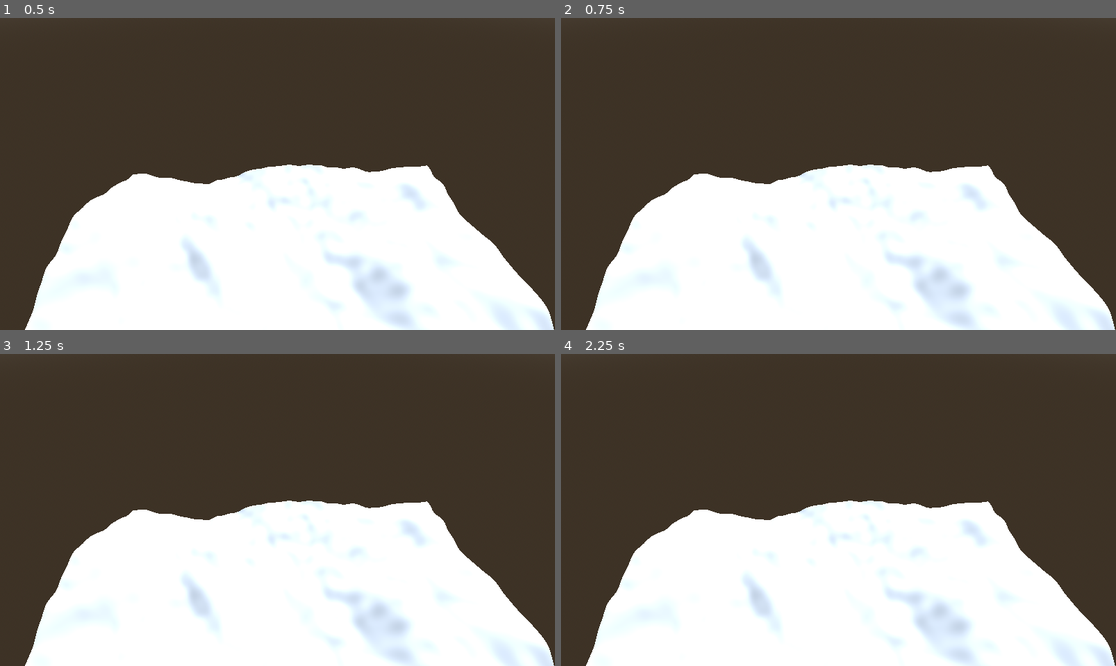
Above: before the commit, frames 1-4 (two rows, left to right).
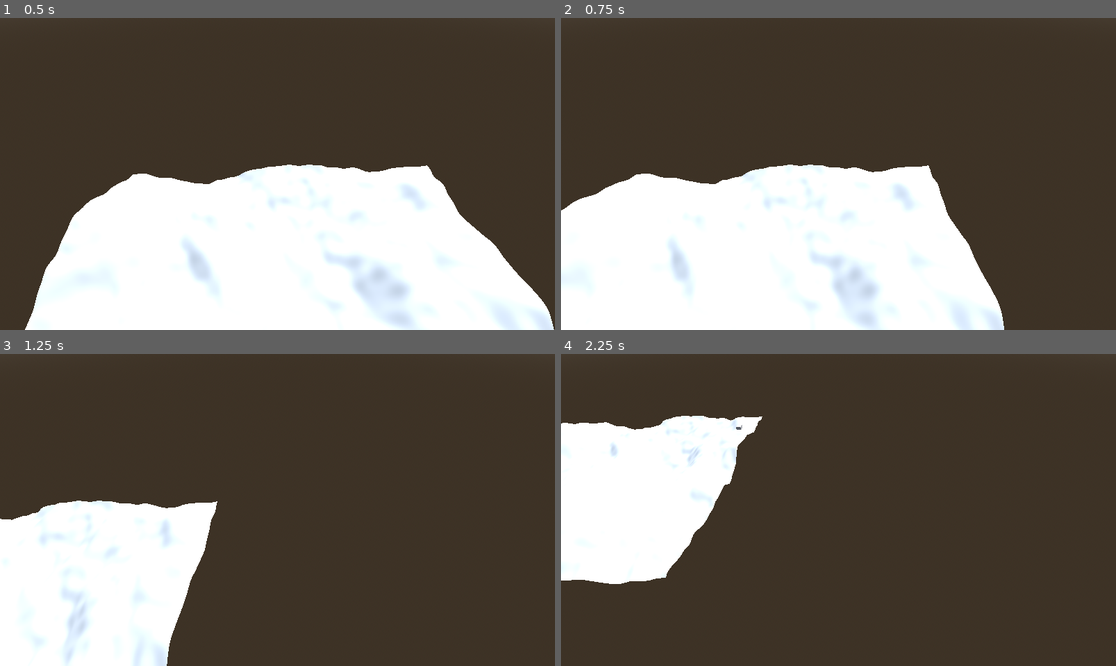
Above: after the commit, the same moments.

Repository: Arbee4ever/Train-Game
Game: Godot game, scene res://World.tscn
Two runs of this game, one before a commit and one after it. Both use one fixed random seed, a clock stepped at 60 frames per second and the inputs below.
Inputs (mouse positions are in pixels of both pictures, inside the frame that each line leads up to):
- Up to frame 1 (0.5 s): no input
- Up to frame 2 (0.75 s): tap Enter at 0.5 s; move the mouse to (960, 158) at 0.52 s; press the mouse at (960, 158) at 0.53 s; hold D (right) from 0.53 s (still down)
- Up to frame 3 (1.25 s): keep holding D (right)
- Up to frame 4 (2.25 s): move the mouse to (727, 525) at 1.27 s; release D (right) at 1.28 s; release the mouse at (727, 525) at 1.28 s; hold S (back) 1.28-2.03 s; click (727, 525) at 1.35 s; move the mouse to (894, 441) at 2.02 s; press the mouse at (894, 441) at 2.03 s; hold D (right) from 2.03 s (still down)

Frame 1 is identical in both runs. In frame 2, 17% of the frame differs, in the area x 0-100%, y 46-100%; in frame 3, 36%; in frame 4, 50%, in the area x 0-100%, y 19-100%.
Error before the commit: Invalid assignment of property or key 'velocity' with value of type 'Vector3' on a base object of type 'null instance'. (res://World.gd:81)

Commit message:
- fix errors due to node renaming

Diff:
--- a/World.gd
+++ b/World.gd
@@ -73,20 +73,20 @@
 
 func _physics_process(delta):
 	get_input()
-	$CharacterBody3D.move_and_slide()
+	$Character.move_and_slide()
 
 func get_input():
 	var input_direction = Input.get_vector("left", "right", "forward", "back")
 	var heightInput = Input.get_axis("down", "up")
-	$CharacterBody3D.velocity = Vector3(input_direction.x, heightInput, input_direction.y) * 400
+	$Character.velocity = Vector3(input_direction.x, heightInput, input_direction.y) * 400
 
 func _input(event):
 	if event.is_action_pressed("left_click"):
 		var space_state = get_world_3d().direct_space_state
 		var mouse_position = get_viewport().get_mouse_position()
 		var params = PhysicsRayQueryParameters3D.new()
-		params.from = $CharacterBody3D/Camera3D.project_ray_origin(mouse_position)
-		params.to = params.from + $CharacterBody3D/Camera3D.project_ray_normal(mouse_position) * 1000
+		params.from = $Character/Camera3D.project_ray_origin(mouse_position)
+		params.to = params.from + $Character/Camera3D.project_ray_normal(mouse_position) * 1000
 		var result = space_state.intersect_ray(params)
 		if result:
 			var scene = load("res://trainStation.tscn")
